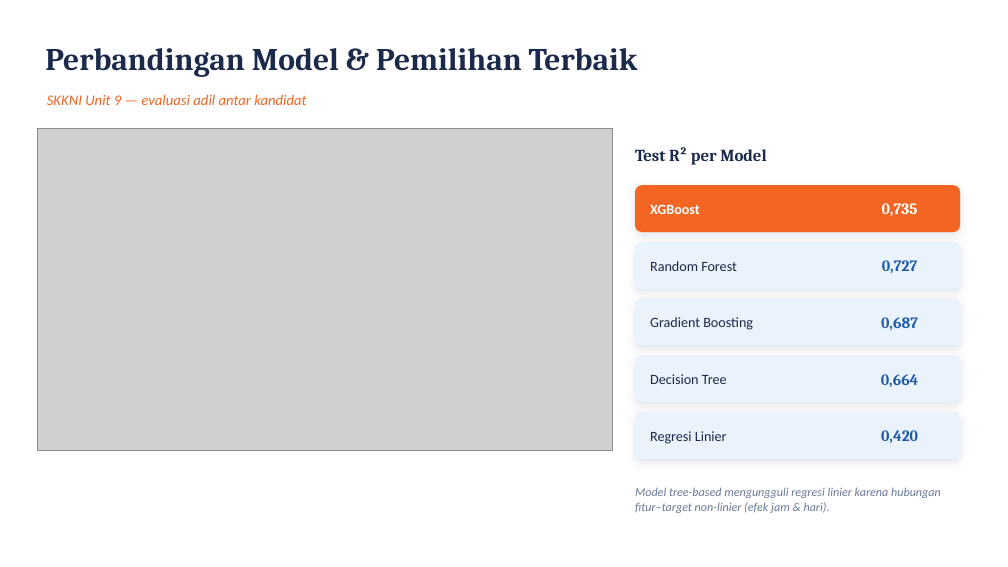
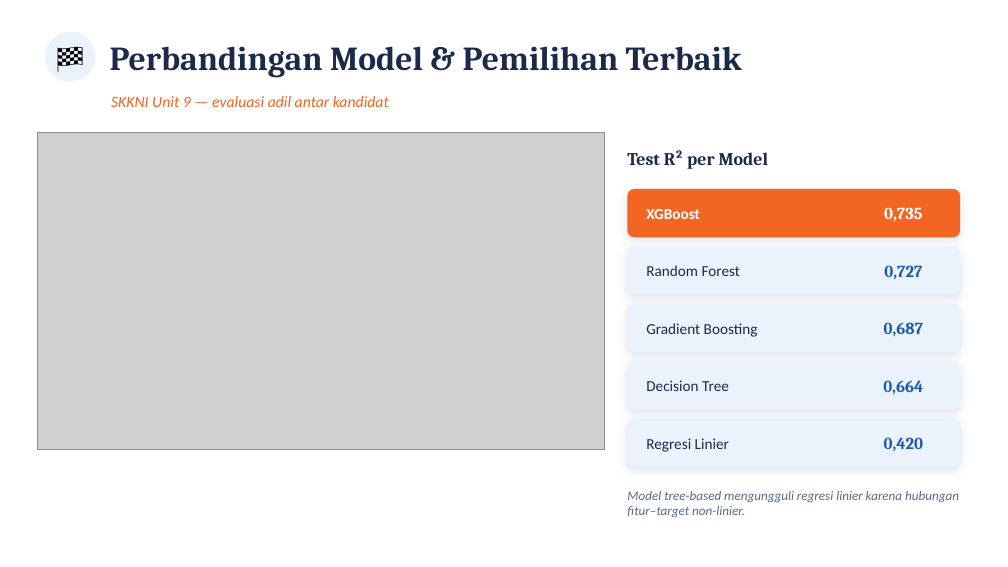
Before and after one commit to zonakerja/bnsp-dss-jul-26, a slide deck: slide 11 of ppt/TransJakarta_Demand_Prediction_BNSP.pptx (slide 10 before the commit). Drawn at 1008x567 pixels with LibreOffice and Linux fonts; fonts in the diff are those of the drawing; grey boxes stand for pictures. Boxes give left, top, right and bottom in pixels: in the first picture for what was removed or moved away, otherwise in the second. Text is boxed around its words. In the diff, an @@ line names an element or a change of style, - is before the commit and + after.

```diff
--- a/ppt/TransJakarta_Demand_Prediction_BNSP.pptx
+++ b/ppt/TransJakarta_Demand_Prediction_BNSP.pptx
@@ ellipse added at [45, 32, 95, 82], fill #EAF2FB @@
@@ text added at [45, 32, 95, 82], 26 pt, text #000000 @@
+🏁
@@ text "Perbandingan Model & Pemilihan Terbaik": place and size @@
-text "Perbandingan Model & Pemilihan Terbaik" at [45, 48, 638, 77]
+text "Perbandingan Model & Pemilihan Terbaik" at [110, 46, 742, 78]
@@ text "Perbandingan Model & Pemilihan Terbaik" at [110, 46, 742, 78]: size 30 to 32 pt @@
@@ text "SKKNI Unit 9 — evaluasi ...": place and size @@
-text "SKKNI Unit 9 — evaluasi ..." at [47, 94, 306, 105]
+text "SKKNI Unit 9 — evaluasi ..." at [111, 96, 389, 107]
@@ text "SKKNI Unit 9 — evaluasi ..." at [111, 96, 389, 107]: size 14 to 15 pt @@
@@ picture: place and size @@
-picture at [38, 129, 613, 451]
+picture at [38, 132, 605, 450]
@@ text "Test R² per Model": place and size @@
-text "Test R² per Model" at [635, 147, 766, 165]
+text "Test R² per Model" at [627, 150, 769, 169]
@@ text "Test R² per Model" at [627, 150, 769, 169]: size 16 to 17 pt @@
@@ rounded rectangle: place and size @@
-rounded rectangle at [635, 185, 960, 232]
+rounded rectangle at [628, 189, 960, 237]
@@ rounded rectangle: place and size @@
-rounded rectangle at [635, 242, 960, 289]
+rounded rectangle at [628, 247, 960, 295]
@@ rounded rectangle: place and size @@
-rounded rectangle at [635, 299, 960, 346]
+rounded rectangle at [628, 304, 960, 352]
@@ rounded rectangle: place and size @@
-rounded rectangle at [635, 355, 960, 402]
+rounded rectangle at [628, 361, 960, 410]
@@ proportions changed in 5 elements at [628, 189, 960, 237], [628, 247, 960, 295], [628, 304, 960, 352], [628, 361, 960, 410], [628, 419, 960, 467] @@
@@ rounded rectangle: place and size @@
-rounded rectangle at [635, 412, 960, 459]
+rounded rectangle at [628, 419, 960, 467]
@@ size 13.5 to 14.5 pt in 5 elements at [646, 209, 700, 219], [646, 265, 740, 276], [646, 323, 758, 337], [646, 380, 729, 391], [646, 438, 729, 452] @@
@@ text "Regresi Linier": place and size @@
-text "Regresi Linier" at [650, 431, 727, 444]
+text "Regresi Linier" at [646, 438, 729, 452]
@@ size 15 to 16 pt in 5 elements at [884, 207, 922, 221], [884, 265, 922, 279], [884, 322, 923, 336], [883, 380, 923, 394], [884, 437, 923, 451] @@
@@ text "0,420": place and size @@
-text "0,420" at [881, 430, 918, 443]
+text "0,420" at [884, 437, 923, 451]
@@ text at [627, 491, 959, 517]: text changed; size 11.5 to 12.5 pt; text colour #6B7A99 to #5A6B87 @@
-Model tree-based mengungguli regresi linier karena hubungan fitur–target non-linier (efek jam & hari).
+Model tree-based mengungguli regresi linier karena hubungan fitur–target non-linier.
```
Also in this commit, not shown: 15 other slides changed, 1 slide added, 3 other files.
